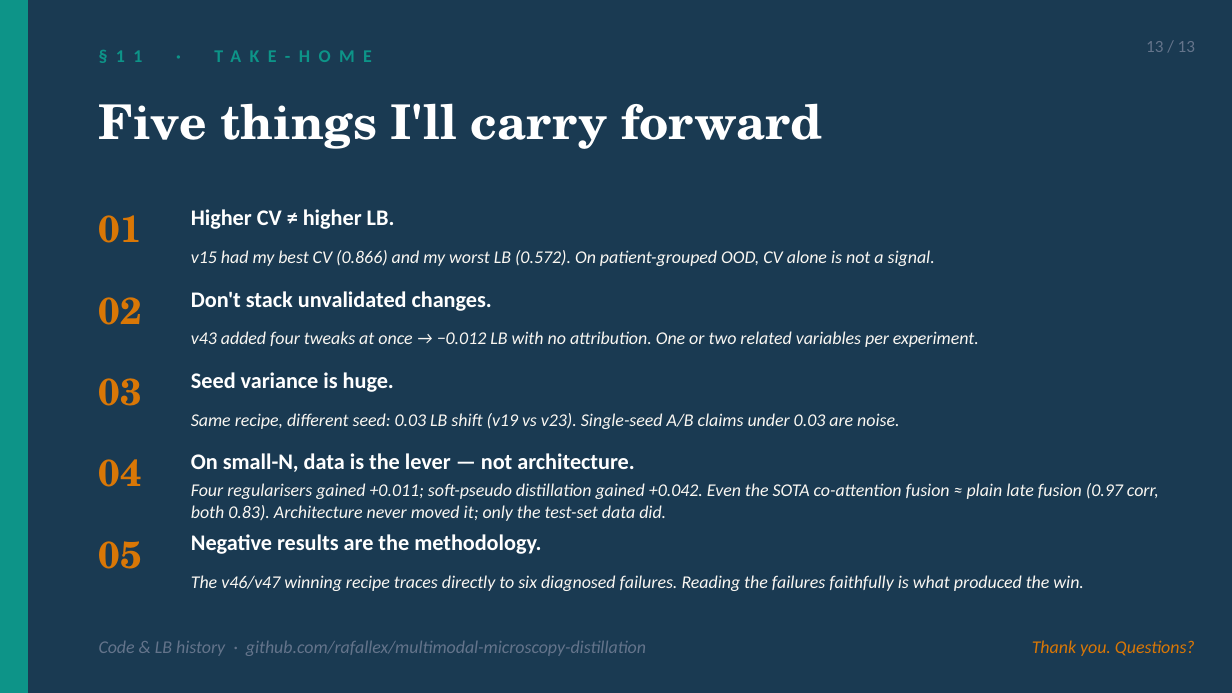
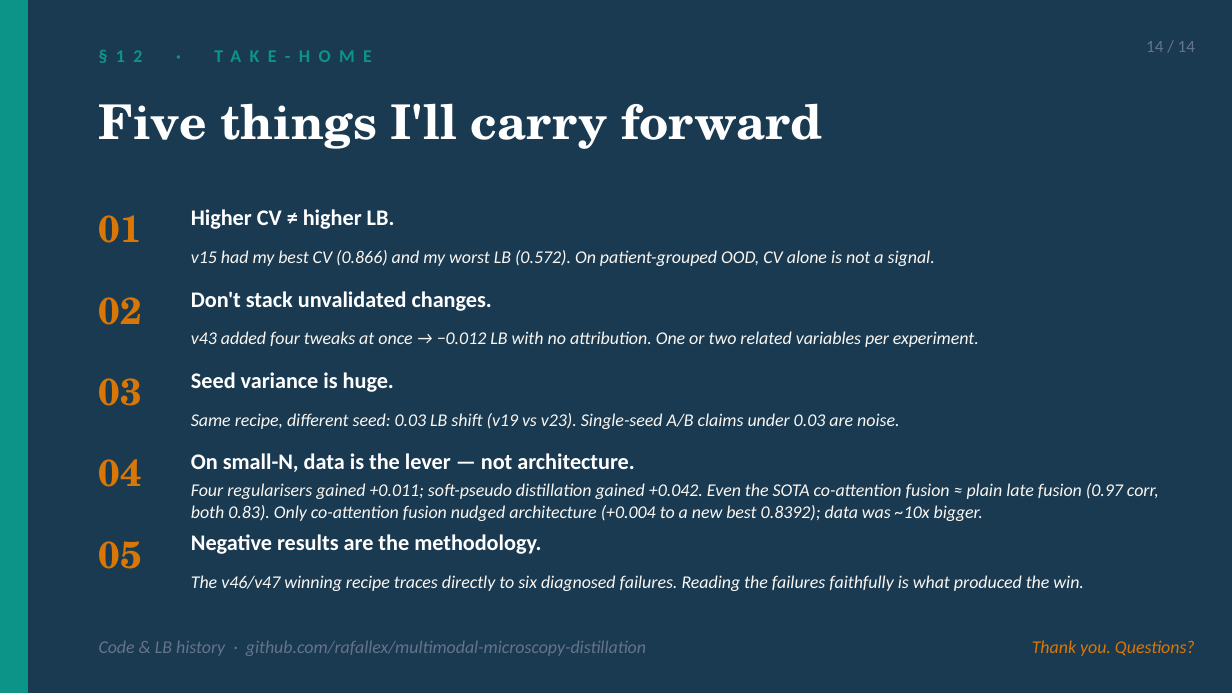
Before and after one commit to rafallex/multimodal-microscopy-distillation, a slide deck: slide 14 of presentation/A3_cancer_challenge_claude.pptx (slide 13 before the commit). Drawn at 1232x693 pixels with LibreOffice and Linux fonts; fonts in the diff are those of the drawing. Boxes give left, top, right and bottom in pixels: in the first picture for what was removed or moved away, otherwise in the second. Text is boxed around its words. In the diff, an @@ line names an element or a change of style, - is before the commit and + after.

```diff
--- a/presentation/A3_cancer_challenge_claude.pptx
+++ b/presentation/A3_cancer_challenge_claude.pptx
@@ text at box(99, 37, 715, 74): text changed @@
-§11 · TAKE-HOME
+§12 · TAKE-HOME
@@ text at box(1146, 41, 1195, 52): text changed @@
-13 / 13
+14 / 14
@@ text at box(191, 483, 1159, 521): text changed @@
-Four regularisers gained +0.011; soft-pseudo distillation gained +0.042. Even the SOTA co-attention fusion ≈ plain late fusion (0.97 corr, both 0.83). Architecture never moved it; only the test-set data did.
+Four regularisers gained +0.011; soft-pseudo distillation gained +0.042. Even the SOTA co-attention fusion ≈ plain late fusion (0.97 corr, both 0.83). Only co-attention fusion nudged architecture (+0.004 to a new best 0.8392); data was ~10x bigger.
```
Also in this commit, not shown: 12 other slides changed, 1 slide added, 2 other files.
